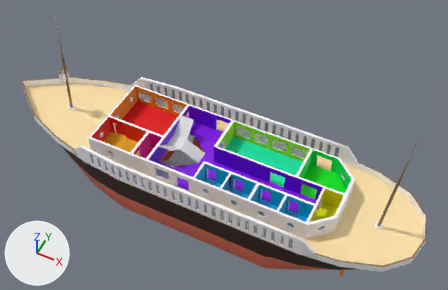
Two versions of the FBX model Assets/Anton Folder/bucket-ship.fbx, one commit apart.
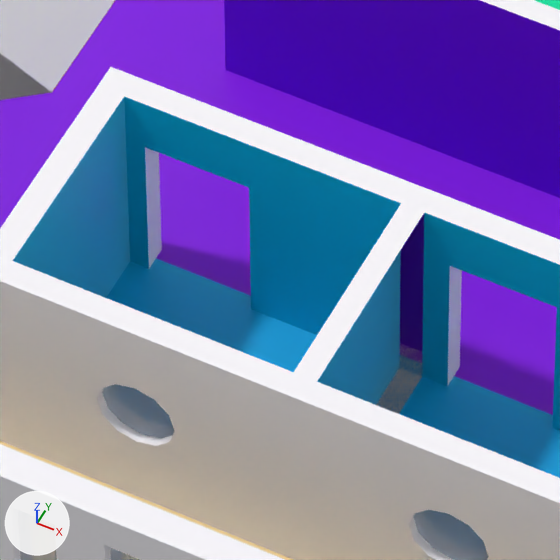
Each version is shown whole from a 50 mm camera at (25.7, -47.4, 63.5) aimed at (1.7, 0.5, 3.6), then close up on the part from 43% to 54% of the width and 54% to 71% of the height. The axes (+X, +Y, +Z) are drawn at lower left. The lights are the same throughout. The first two pictures are the older version. Where no turn or scale is listed for an object, it has been applied to the vertices. Vertices at exactly the same position are counted once.

Script lines for the objects in view, before the commit:
```python
me_cube_011 = bpy.data.meshes.new('Cube.011')
me_cube_011.from_pydata(...)  # 241 vertices, 192 faces; spans x -31.4..28.9, y -8.1..8.1, z -8.3..0.8
# faces by material slot: [172, 20]
me_cube_011.materials.append(mat_hull)  # picture img_hull_png
me_cube_011.materials.append(mat_maindeck)  # beige #ffe2a8
me_cube_013 = bpy.data.meshes.new('Cube.013')
me_cube_013.from_pydata(...)  # 1097 vertices, 626 faces; spans x -17.9..18.6, y -8.1..8.1, z 0.0..2.9
me_cube_013.materials.append(mat_static_outer)  # picture img_superstructuredeck1_png
me_cube_013.materials.append(mat_diningwalls)  # orange #e78e00
me_cube_013.materials.append(mat_kitchenwalls)  # red #e70500
me_cube_013.materials.append(mat_fridgewalls)  # pink #e70099
me_cube_013.materials.append(mat_lobbywalls)  # purple #6f00e7
me_cube_013.materials.append(mat_cabinswalls)  # cyan #00bae7
me_cube_013.materials.append(mat_receptionwalls)  # green #00e75d
me_cube_013.materials.append(mat_loungewalls)  # green #a5e700
me_cube_013.materials.append(mat_restroomwalls)  # yellow #e7e000
# before: 489 (4.4, -5.0, 2.9) at pixel (338, 348), 490 (4.4, -5.5, 2.9) at pixel (317, 381), 549 (4.4, -5.5, 0.0), 550 (4.4, -2.8, 0.0) at pixel (422, 376), 551 (4.4, -2.8, 2.9) at pixel (424, 212)
me_cube_019 = bpy.data.meshes.new('Cube.019')
me_cube_019.from_pydata(...)  # 26 vertices, 12 faces; spans x -3.69..1.1, y -3.13..3.13, z -3.3..3.21
ob_hull = bpy.data.objects.new('Hull', me_cube_011)
ob_hull.location = (0.0, 0.0, 0.0)
ob_production_superstructuredeck1 = bpy.data.objects.new('PRODUCTION-SuperstructureDeck1', me_cube_013)
ob_production_superstructuredeck1.location = (0.0, 0.0, 0.0)
ob_staircase = bpy.data.objects.new('Staircase', me_cube_019)
ob_staircase.location = (-2.41, 0.0, 0.04)
# also in view: 'FloorMainDeck' at (1.7, 0.0, -0.2)
```
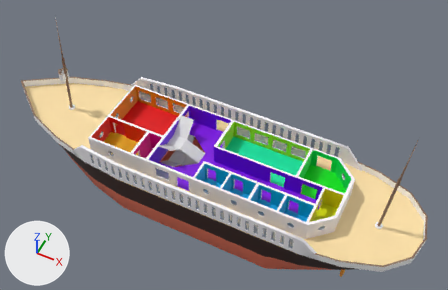
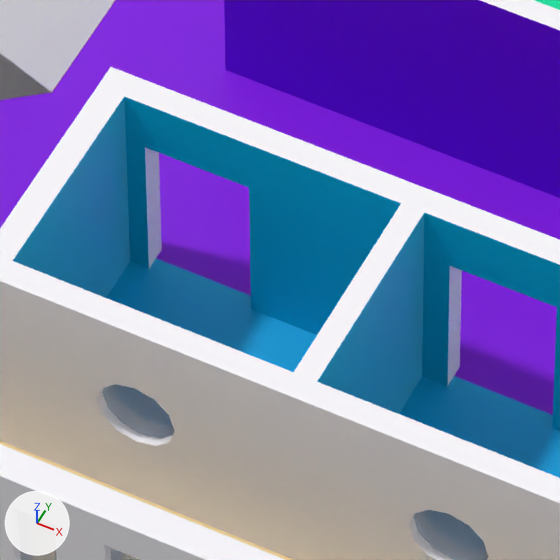
Boxes [x1, y1, x2, y2] around the edits, measured in the close-ups (560 x 560 px):
```json
{"part": 1, "of": "me_cube_013", "change": "added", "after": [317, 214, 424, 414], "on screen": "cyan"}
{"part": 2, "of": "me_cube_013", "change": "surface changed", "before": [316, 212, 428, 416], "after": [316, 212, 428, 416]}
```

The change, as JSON lines over the scene's bpy script:
```json
{"block": "me_cube_013", "where": "# used by ob_production_superstructuredeck1; location = (0.0, 0.0, 0.0)"}
{"block": "me_cube_013", "where": "# verts and faces of me_cube_013; kept vertices keep their numbers, new ones are numbered from 1097"}
{"op": "remove", "block": "me_cube_013", "code": "me_cube_013.from_pydata(...)  # 1097 vertices, 626 faces; spans x -17.9..18.6, y -8.1..8.1, z 0.0..2.9"}
{"op": "add", "block": "me_cube_013", "code": "me_cube_013.from_pydata(...)  # 1101 vertices, 627 faces; spans x -17.9..18.6, y -8.1..8.1, z 0.0..2.9"}
{"block": "me_cube_013", "change": "me_cube_013 part 1"}
{"op": "add", "block": "me_cube_013", "code": "faces += [(489, 490, 549, 550, 551)]  # mat_cabinswalls (cyan #00bae7)"}
{"block": "me_cube_013", "change": "me_cube_013 part 2: 405 kept faces spanning x -17.9..18.6, y -8.1..8.1, z 0.0..2.9 get new texture (UV) coordinates"}
{"block": "me_cube_013", "change": "other edits to the shape of me_cube_013 do not show in these pictures"}
```
